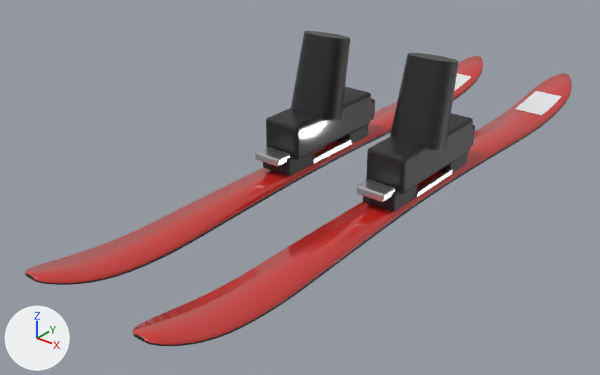
The glTF model pwa/models/hare.glb, before and after one commit.
Camera for both pictures: a 50 mm camera at (1.057, -0.713, 0.881) aimed at (-0.077, 0.705, 0.003). The lights are fixed; the arrows at lower left show +X, +Y and +Z. The older version comes first. Vertices at exactly the same position are counted once.

The older version as bpy lines, for what is in view:
```python
me_machine = bpy.data.meshes.new('machine')
me_machine.from_pydata(...)  # 1294 vertices, 2468 faces; spans x -0.22..0.22, y 0.0..1.74, z 0.0..0.34
# faces by material slot: [336, 574, 832, 190, 16, 520]
me_machine.materials.append(mat_aluminium)  # white #eaeaec
me_machine.materials.append(mat_paint)  # red #ce2721
me_machine.materials.append(mat_panel)  # black #242427
me_machine.materials.append(mat_base)  # black #161619
me_machine.materials.append(mat_white)  # white #edeff1
me_machine.materials.append(mat_boot)  # black #1d1d1f
ob_machine = bpy.data.objects.new('machine', me_machine)
ob_machine.location = (0.0, 0.0, 0.0)
```
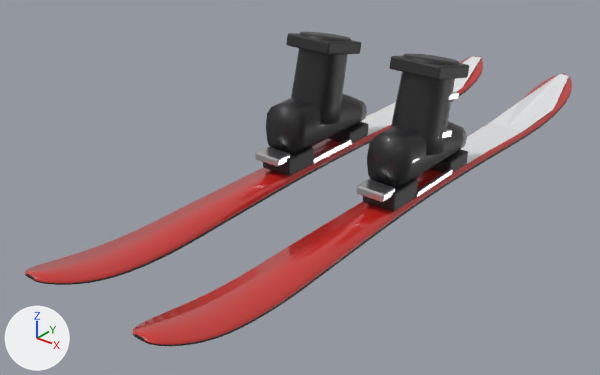
Location of each change, [x1, y1, x2, y2] in pixels of the pictures (600 x 375 px; the box of a moved part takes in the faces that stretch with it):
'machine', reshaped: before [25, 31, 572, 346]; after [25, 32, 572, 346]
part 1 of me_machine, added: after [440, 129, 452, 138]
part 2 of me_machine, added: after [446, 92, 459, 100]
part 3 of me_machine, moved or reshaped: before [266, 87, 371, 160]; after [286, 33, 361, 55]
part 4 of me_machine, moved or reshaped: before [366, 113, 473, 194]; after [389, 56, 469, 80]
part 5 of me_machine, added: after [357, 56, 481, 141]
part 6 of me_machine, added: after [461, 74, 569, 167]
part 7 of me_machine, deleted (mostly hidden): before [370, 99, 375, 121]
part 8 of me_machine, deleted (mostly hidden): before [471, 125, 475, 147]
part 9 of me_machine, deleted: before [454, 73, 471, 91]
part 10 of me_machine, deleted: before [515, 91, 561, 115]
part 11 of me_machine, built on: before [291, 31, 459, 150]; after [266, 32, 467, 189]

What the commit changed:
me_machine is used by ob_machine; location (0.0, 0.0, 0.0).
me_machine had 1294 vertices, 2468 faces and spanned x -0.22..0.22, y 0.0..1.74, z 0.0..0.34.
me_machine now has 1532 vertices, 2924 faces and spans x -0.21..0.21, y 0.0..1.74, z 0.0..0.34.
me_machine part 1: the loose piece of 8 vertices spanning x 0.12..0.18, y 0.9..0.92, z 0.16..0.17 is copied, and the copy is scaled about its middle by (0.2, 2.2, 1.14), then moved by (0.06, -0.03, -0.01); it spans x 0.2..0.21, y 0.86..0.9, z 0.15..0.17.
me_machine part 2: the loose piece of 8 vertices spanning x 0.12..0.18, y 0.89..0.91, z 0.22..0.23 is copied, and the copy is scaled about its middle by (0.2, 2.2, 1.14), then moved by (0.06, 0.0, 0.02); it spans x 0.2..0.21, y 0.87..0.92, z 0.23..0.26.
me_machine part 3: the loose piece of 56 vertices spanning x -0.2..-0.1, y 0.72..1.04, z 0.06..0.15 is multiplied about its middle by the matrix ((1.355, 0.0, 0.0), (0.0, 0.431, 0.069), (0.0, -0.096, 0.308)), then moved by (0.0, 0.01, 0.2), in mat_panel (black #242427).
me_machine part 4: the loose piece of 56 vertices spanning x 0.1..0.2, y 0.72..1.04, z 0.06..0.15 is multiplied about its middle by the matrix ((1.355, 0.0, 0.0), (0.0, 0.431, 0.069), (0.0, -0.096, 0.308)), then moved by (0.0, 0.01, 0.2), in mat_panel (black #242427).
me_machine part 5: a new loose piece of 17 vertices spanning x -0.2..-0.1, y 0.96..1.73, z 0.02..0.07, in mat_white (white #edeff1).
me_machine part 6: a new loose piece of 17 vertices spanning x 0.1..0.2, y 0.96..1.73, z 0.02..0.07, in mat_white (white #edeff1).
me_machine part 7: the loose piece of 56 vertices spanning x -0.19..-0.11, y 1.02..1.07, z 0.06..0.12 is deleted.
me_machine part 8: the loose piece of 56 vertices spanning x 0.11..0.19, y 1.02..1.07, z 0.06..0.12 is deleted.
me_machine part 9: the loose piece of 10 vertices spanning x -0.19..-0.11, y 1.49..1.62, z 0.02..0.04 is deleted.
me_machine part 10: the loose piece of 10 vertices spanning x 0.11..0.19, y 1.49..1.62, z 0.02..0.04 is deleted.
me_machine part 11: 10 vertices moved from x -0.21..0.22, y 0.86..0.92, z 0.13..0.32 to x -0.21..0.21, y 0.85..0.92, z 0.17..0.32; 62 vertices removed from x -0.22..0.21, y 0.8..0.96, z 0.1..0.34; 350 vertices added at x -0.21..0.21, y 0.72..1.04, z 0.06..0.34.
Other edits to the shape of me_machine do not show in these pictures.
